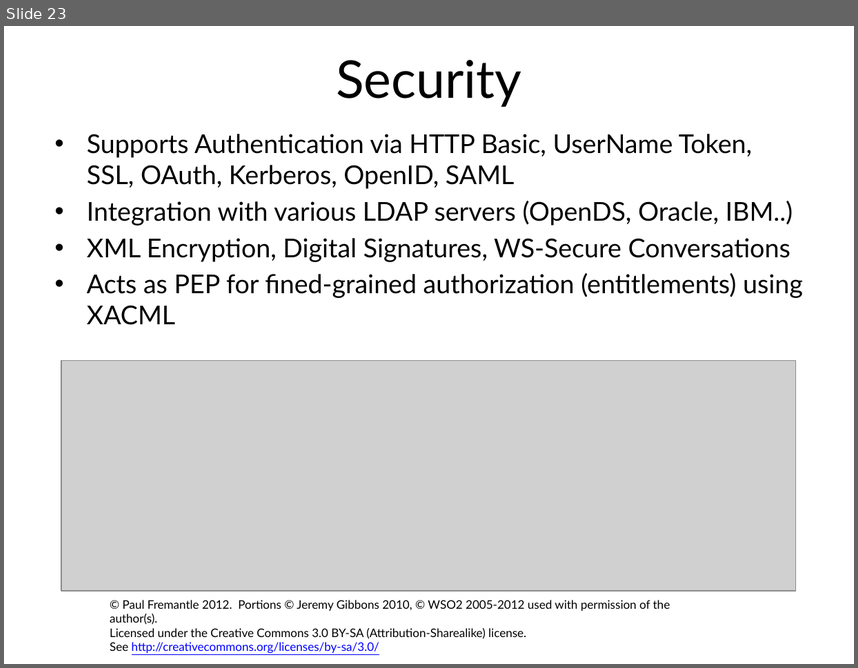
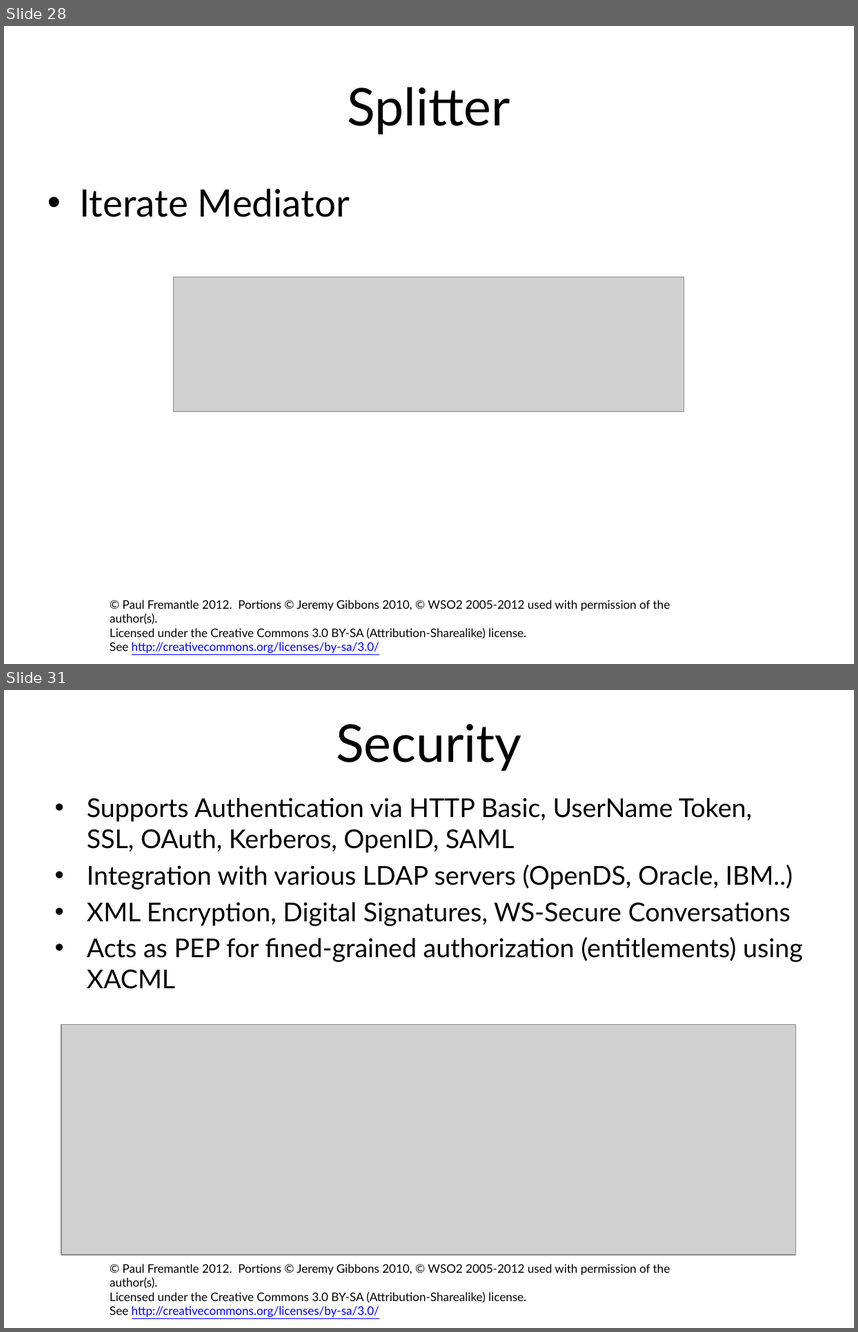
Before and after one commit to pzfreo/ox-soa-old, a slide deck: presentations/06-ESB.pptx. Shown one above the other, each under a label of ours: slide 23 before the commit, slides 28 and 31 after it; the slides between them are not shown. The pictures are 858x668 and 858x1332 pixels, drawn with LibreOffice and Linux fonts; fonts in the diff are those of the drawing; grey boxes stand for pictures; background and template pictures are left out. Boxes give left, top, right and bottom in pixels: in the first picture for what was removed or moved away, otherwise in the second. Text is boxed around its words. In the diff, an @@ line names an element or a change of style, - is before the commit and + after.

```diff
--- a/presentations/06-ESB.pptx
+++ b/presentations/06-ESB.pptx
@@ slide 28 added at (4,26,854,664), background #FFFFFF; not listed: 1 template element that a slide beside it also shows @@
@@ title added at (348,87,510,134), 44 pt, text #000000 @@
+Splitter
@@ text added at (79,188,350,217), 32 pt, text #000000 @@
+• Iterate Mediator
@@ picture added at (173,276,684,412) @@
@@ what was slide 23 is now slide 31 @@
```
Also in this commit, not shown: 7 other slides added, 1 other file.
